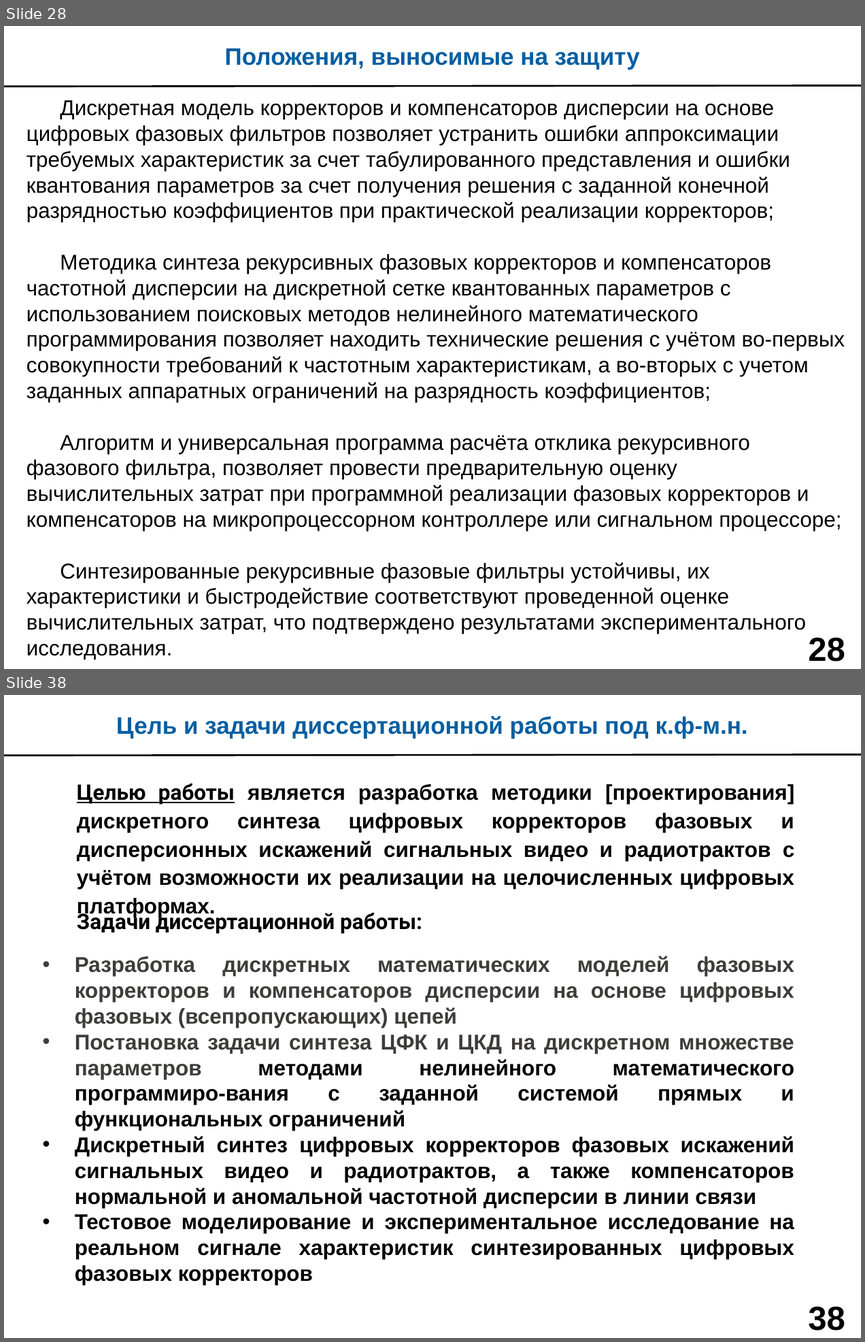
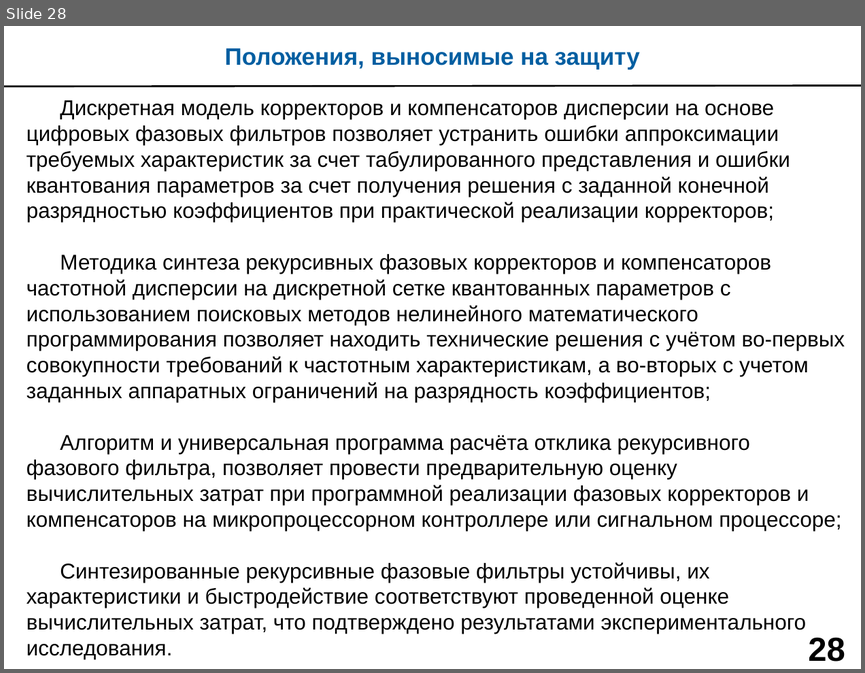
Before and after one commit to kit8nino/disser_ktn, a slide deck: Морозов_дисс_н_презентация.pptx. Shown one above the other, each under a label of ours: slides 28 and 38 before the commit, slide 28 after it; the slides between them are not shown. The pictures are 865x1342 and 865x673 pixels, drawn with LibreOffice and Linux fonts; fonts in the diff are those of the drawing. Boxes give left, top, right and bottom in pixels: in the first picture for what was removed or moved away, otherwise in the second. Text is boxed around its words. In the diff, an @@ line names an element or a change of style, - is before the commit and + after.

```diff
--- a/Морозов_дисс_н_презентация.pptx
+++ b/Морозов_дисс_н_презентация.pptx
@@ slide 38 removed at (4,695,861,1338), background #FFFFFF @@
@@ text removed at (116,716,748,739) @@
-Цель и задачи диссертационной работы под к.ф-м.н.
@@ line removed from (4, 755) to (861, 754) @@
@@ text removed at (77,783,795,889) @@
-Целью работы является разработка методики [проектирования] дискретного синтеза цифровых корректоров фазовых и дисперсионных искажений сигнальных видео и радиотрактов с учётом возможности их реализации на целочисленных цифровых платформах.
@@ text removed at (77,909,422,934) @@
-Задачи диссертационной работы:
@@ text removed at (75,955,794,1285) @@
-• Разработка дискретных математических моделей фазовых корректоров и компенсаторов дисперсии на основе цифровых фазовых (всепропускающих) цепей
-• Постановка задачи синтеза ЦФК и ЦКД на дискретном множестве параметров методами нелинейного математического программиро-вания с заданной системой прямых и функциональных ограничений
-• Дискретный синтез цифровых корректоров фазовых искажений сигнальных видео и радиотрактов, а также компенсаторов нормальной и аномальной частотной дисперсии в линии связи
-• Тестовое моделирование и экспериментальное исследование на реальном сигнале характеристик синтезированных цифровых фазовых корректоров
@@ page number removed at (808,1306,844,1330) @@
-38
```
Also in this commit, not shown: 1 slide changed, 12 other slides removed.
